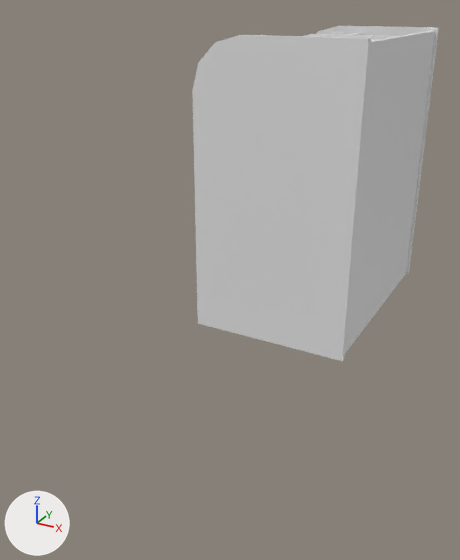
Renders of the Blender file VR Project/Assets/Props/Organizer.blend from each side of a commit.
The view is the same before and after, from a 50 mm camera at (2.0, -5.25, 2.6) aimed at (-0.11, -1.4, 0.68). Arrows for +X, +Y and +Z are at lower left; the lights stay in place.

The first picture shows 'Organizer_mesh'.
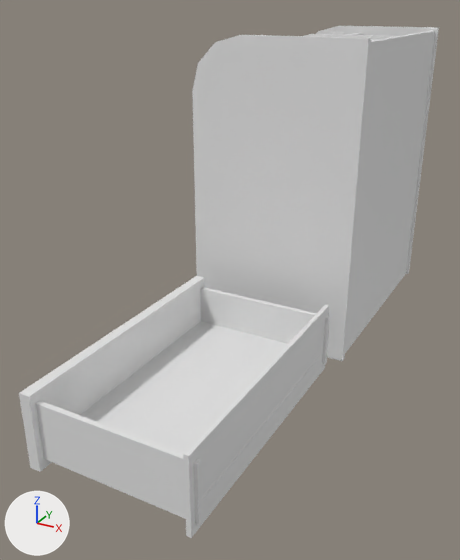
What differs and where, as boxes (x1, y1, x2, y2) in the pictures (460 x 560 px):
'Organizer_mesh.001', added: after (19, 276, 330, 538)

Edits to the bpy script that builds the scene:
```text
Add me_cube_001:
    me_cube_001.from_pydata(...)  # 40 vertices, 24 faces; spans x -0.87..1.13, y -5.49..-2.18, z 0.08..1.0
    me_cube_001.polygons.foreach_set('use_smooth', [True] * 24)
    me_cube_001.materials.append(mat_material_001)  # its picture is missing
Add ob_organizer_mesh_001:
    ob_organizer_mesh_001 = bpy.data.objects.new('Organizer_mesh.001', me_cube_001)
    ob_organizer_mesh_001.location = (0.0, 0.0, 0.0)
    ob_organizer_mesh_001.scale = (0.576, 0.576, 0.576)
```
